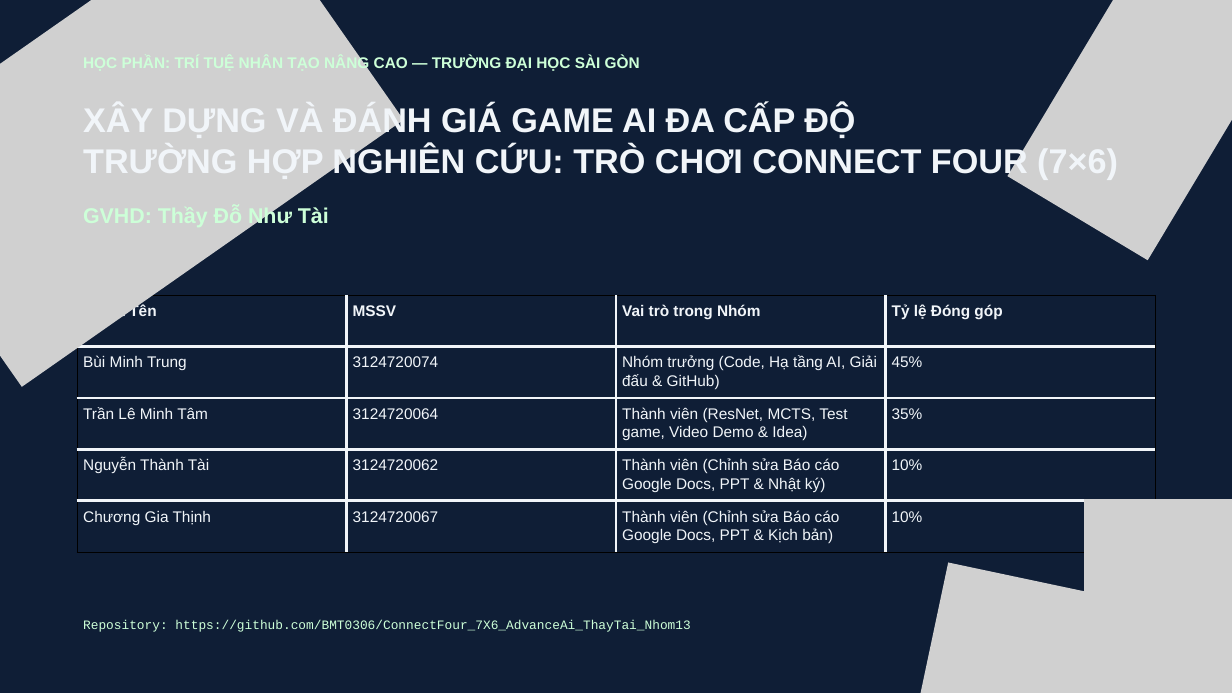
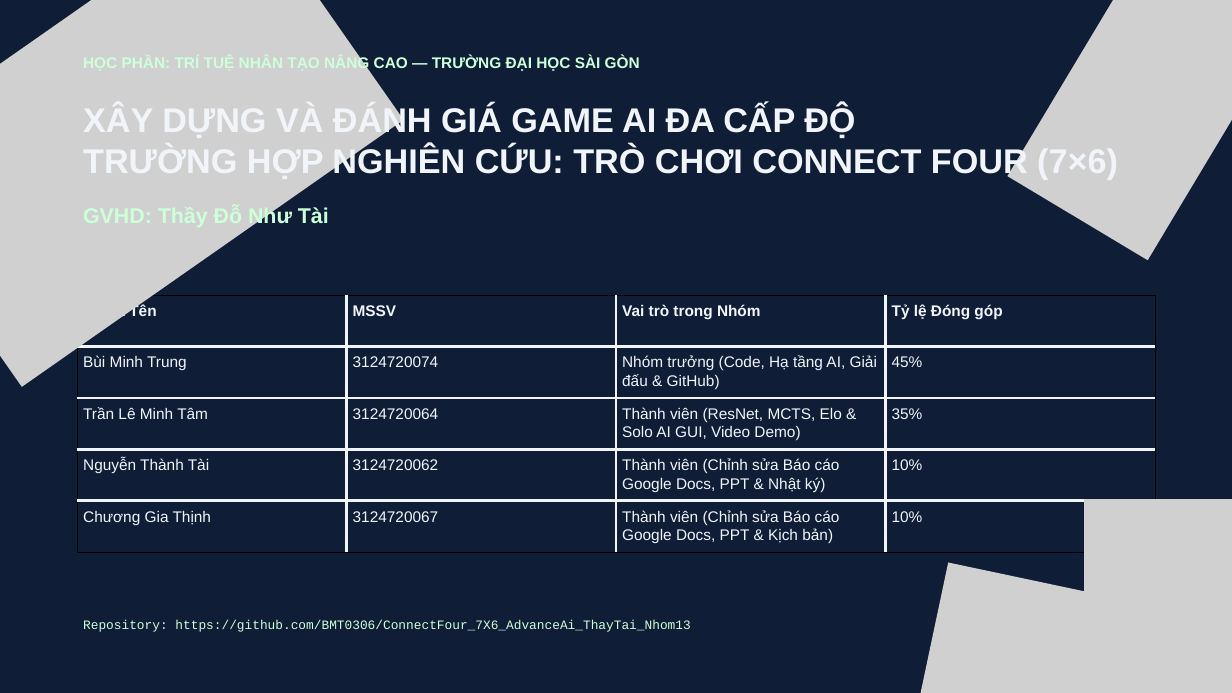
Before and after one commit to BMT0306/ConnectFour_7X6_AdvanceAi_ThayTai_Nhom13, a slide deck: slide 1 of docs/SLIDE_THUYET_TRINH_CONNECT_FOUR_NHOM13.pptx. Drawn at 1232x693 pixels with LibreOffice and Linux fonts; fonts in the diff are those of the drawing; grey boxes stand for pictures. Boxes give left, top, right and bottom in pixels: in the first picture for what was removed or moved away, otherwise in the second. Text is boxed around its words. In the diff, an @@ line names an element or a change of style, - is before the commit and + after.

```diff
--- a/docs/SLIDE_THUYET_TRINH_CONNECT_FOUR_NHOM13.pptx
+++ b/docs/SLIDE_THUYET_TRINH_CONNECT_FOUR_NHOM13.pptx
@@ table at [77,295,1156,552] @@
-row 3, column 3: Thành viên (ResNet, MCTS, Test game, Video Demo & Idea)
+row 3, column 3: Thành viên (ResNet, MCTS, Elo & Solo AI GUI, Video Demo)
```
Also in this commit, not shown: 3 other slides changed, 1 slide added, 11 other files.
